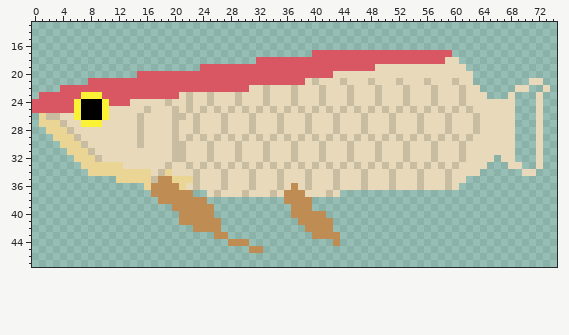
Pixel-art file, stored at assets/art/arowana.aseprite. The picture above is the old version.
75x50 pixels, 1 frame. Shown: x 0..74, y 13..47.
And afterwards:
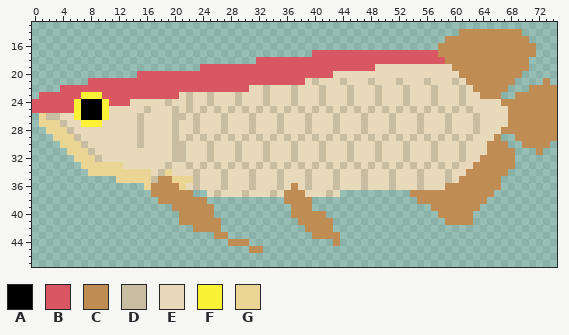
Palette (. is transparent): A #000000  B #d95763  C #bf8c54  D #c9bda1  E #e7d9b9  F #fbf236  G #ead595
The commit says: Further progress on the dragon fish
What changed:
Changed rows in their new state; - is an unchanged pixel.
first column x 54:
14 -------CCCCCCCCC-----
15 -----CCCCCCCCCCCC----
16 ----CCCCCCCCCCCCCC---
17 ----CCCCCCCCCCCCCC---
18 -----CCCCCCCCCCCC----
19 ------CCCCCCCCCCC----
20 -------CCCCCCCCC-----
21 --------CCCCCCC--..C-
22 ---------CCCCC-..CCCC
23 ----------CCC-.CCCCCC
24 -------------CCCCCCCC
25 --------------CCCCCCC
26 --------------CCCCCCC
27 --------------CCCCCCC
28 -------------CCCCCCCC
29 ------------C..CCCCCC
30 -----------CCC.-CCCC-
31 -----------CCCC---C--
32 ----------CCCCC---.--
33 ---------CCCCCC.--.--
34 --------CCCCCC--..---
35 -------CCCCCC--------
36 -----CCCCCCCC--------
37 CCCCCCCCCCCC---------
38 -CCCCCCCCCC----------
39 ---CCCCCCC-----------
40 ----CCCCC------------
41 -----CCCC------------
Changed places in both pictures, as pixel boxes (x1, y1, x2, y2):
changed: (410, 29, 557, 225)
